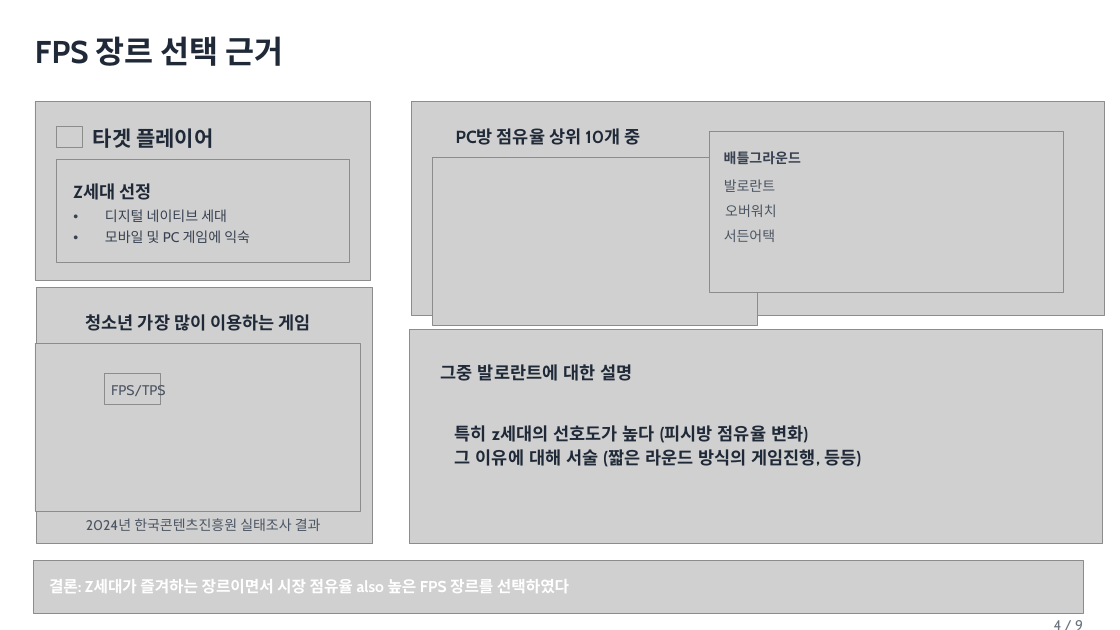
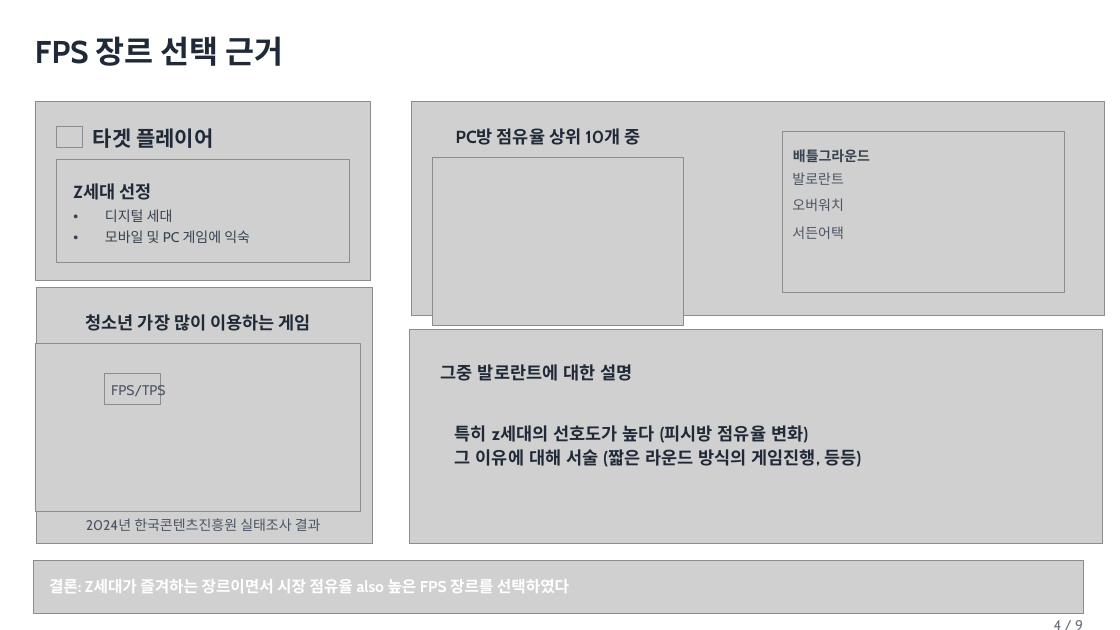
Before and after one commit to yunseo0129/2025_CapstoneGame, a slide deck: slide 4 of Design/종합설계기획.pptx. Drawn at 1120x630 pixels with LibreOffice and Linux fonts; fonts in the diff are those of the drawing; grey boxes stand for pictures; background and template pictures are left out. Boxes give left, top, right and bottom in pixels: in the first picture for what was removed or moved away, otherwise in the second. Text is boxed around its words. In the diff, an @@ line names an element or a change of style, - is before the commit and + after.

```diff
--- a/Design/종합설계기획.pptx
+++ b/Design/종합설계기획.pptx
@@ picture: place and size @@
-picture at <box>710,132,1065,293</box>
+picture at <box>782,132,1065,293</box>
@@ text "배틀그라운드": place and size @@
-text "배틀그라운드" at <box>724,151,801,164</box>
+text "배틀그라운드" at <box>793,149,870,162</box>
@@ picture: place and size @@
-picture at <box>432,157,758,325</box>
+picture at <box>432,157,683,325</box>
@@ text "발로란트": place and size @@
-text "발로란트" at <box>724,179,775,192</box>
+text "발로란트" at <box>792,172,843,185</box>
@@ text at <box>105,209,173,222</box>: text changed @@
-• 디지털 네이티브 세대
+• 디지털 세대
@@ text "오버워치": place and size @@
-text "오버워치" at <box>725,204,776,217</box>
+text "오버워치" at <box>792,198,843,211</box>
@@ text "서든어택": place and size @@
-text "서든어택" at <box>724,229,775,242</box>
+text "서든어택" at <box>792,226,843,239</box>
```
Also in this commit, not shown: 3 other slides changed.
